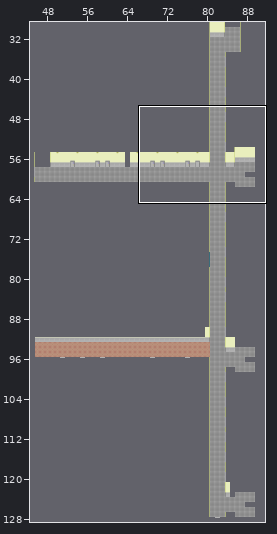
Tiled map: res/maps/niv_2.tmx. The first picture is a wide view before the edit; the outline marks the close-up.
Close-up. First the earlier version:
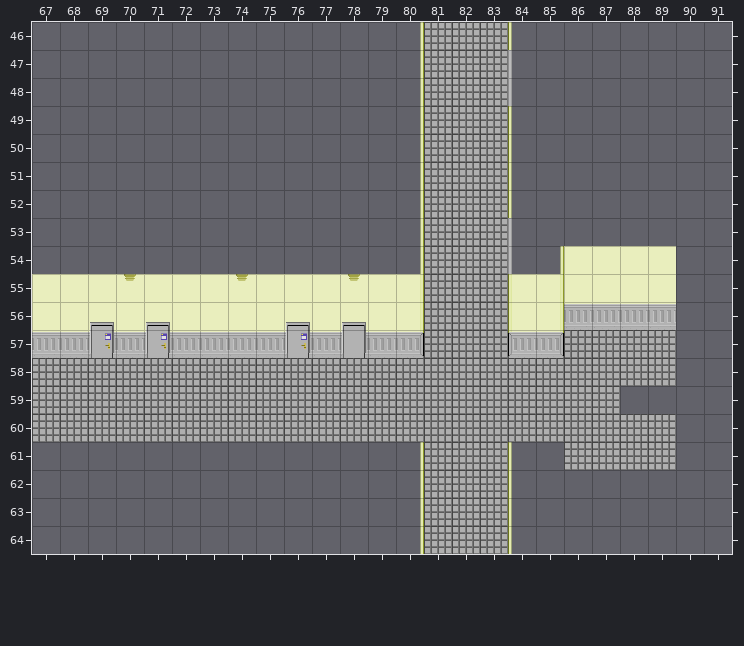
Cells are 32x32 px. Shown: x 67..91, y 46..64. The commit also changed other parts of the map, which this record leaves out.
Now the later version:
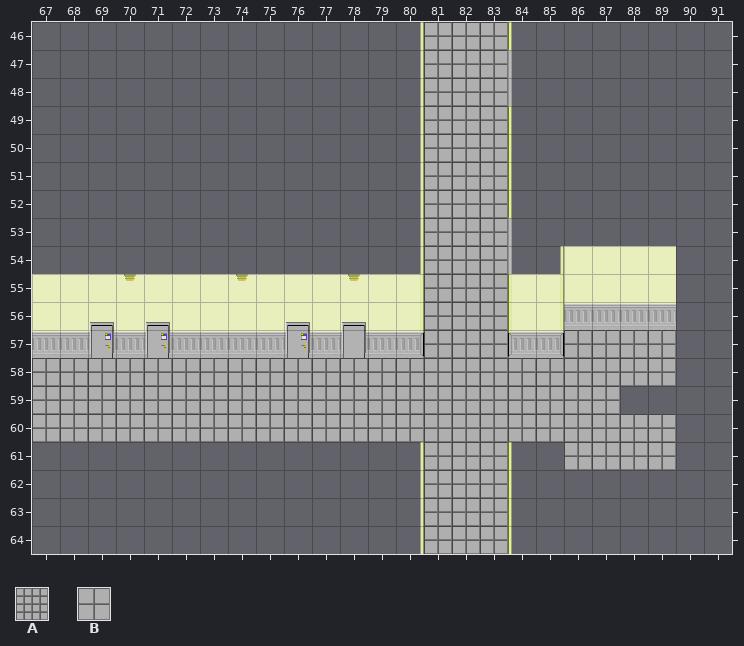
Key: from "jeu de tuiles": A 22, B 106.
_ is an empty cell.
Difference:
Layer "floor_layer":
y 46..56: x 81..83 AAA -> BBB
y 57: x 81..83 AAA -> BBB; x 86..89 AAAA -> BBBB
y 58: x 67..89 AAAAAAAAAAAAAAAAAAAAAAA -> BBBBBBBBBBBBBBBBBBBBBBB
y 59: x 67..87 AAAAAAAAAAAAAAAAAAAAA -> BBBBBBBBBBBBBBBBBBBBB
y 60: x 67..89 AAAAAAAAAAAAAAAAAAAAAAA -> BBBBBBBBBBBBBBBBBBBBBBB
y 61: x 81..83 AAA -> BBB; x 86..89 AAAA -> BBBB
y 62..64: x 81..83 AAA -> BBB
Boxes around the changes in both close-ups, in picture pixels (x1, y1, x2, y2):
changed: (33, 22, 675, 554)
